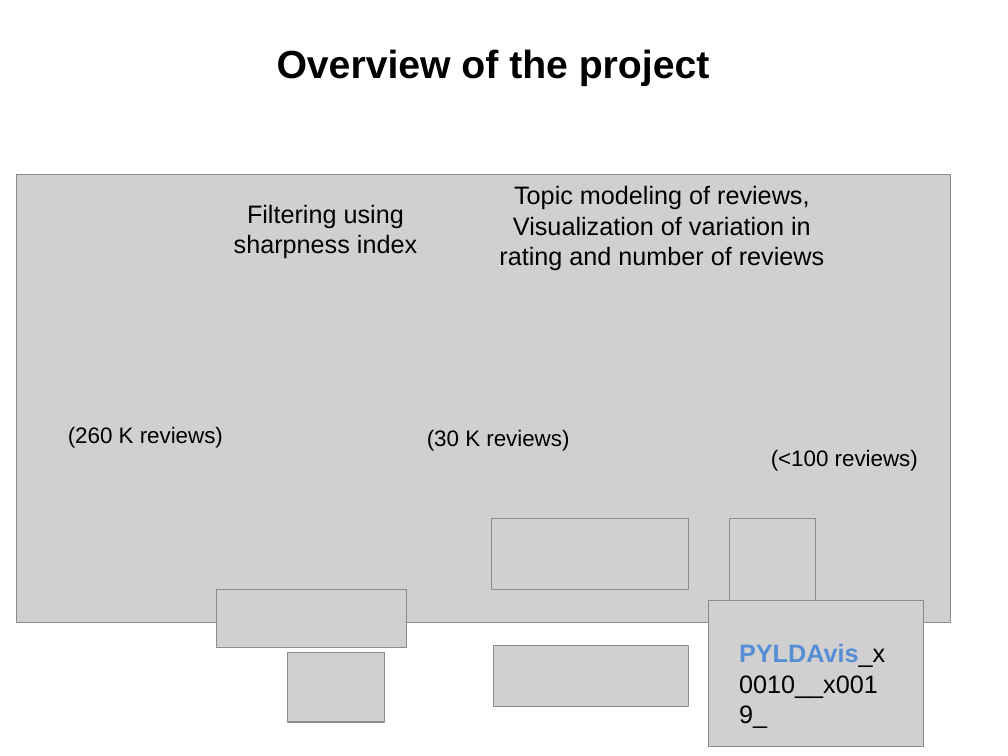
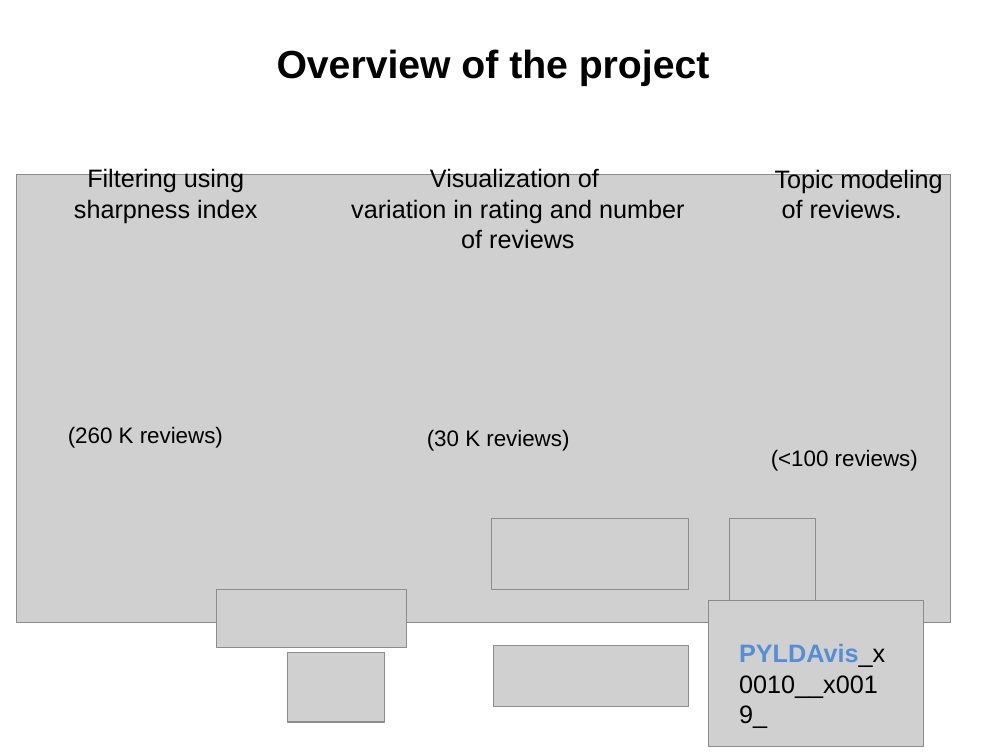
Before and after one commit to revanth83/kojak_git, a slide deck: slide 3 of Samsung_presentation_kojak.ppt. Drawn at 1008x756 pixels with LibreOffice and Linux fonts; fonts in the diff are those of the drawing; grey boxes stand for pictures. Boxes give left, top, right and bottom in pixels: in the first picture for what was removed or moved away, otherwise in the second. Text is boxed around its words. In the diff, an @@ line names an element or a change of style, - is before the commit and + after.

Commit message:
update

```diff
--- a/Samsung_presentation_kojak.ppt
+++ b/Samsung_presentation_kojak.ppt
@@ text "Filtering using sharpness index": place and size @@
-text "Filtering using sharpness index" at [234, 204, 417, 259]
+text "Filtering using sharpness index" at [74, 167, 257, 223]
@@ text at [351, 167, 684, 249]: text changed @@
-Topic modeling of reviews,
-Visualization of variation in rating and number of reviews
+Visualization of
+variation in rating and number of reviews
@@ text added at [775, 167, 942, 219], 18 pt, text #000000 @@
+Topic modeling
+of reviews.
```
Also in this commit, not shown: 3 other slides changed.
